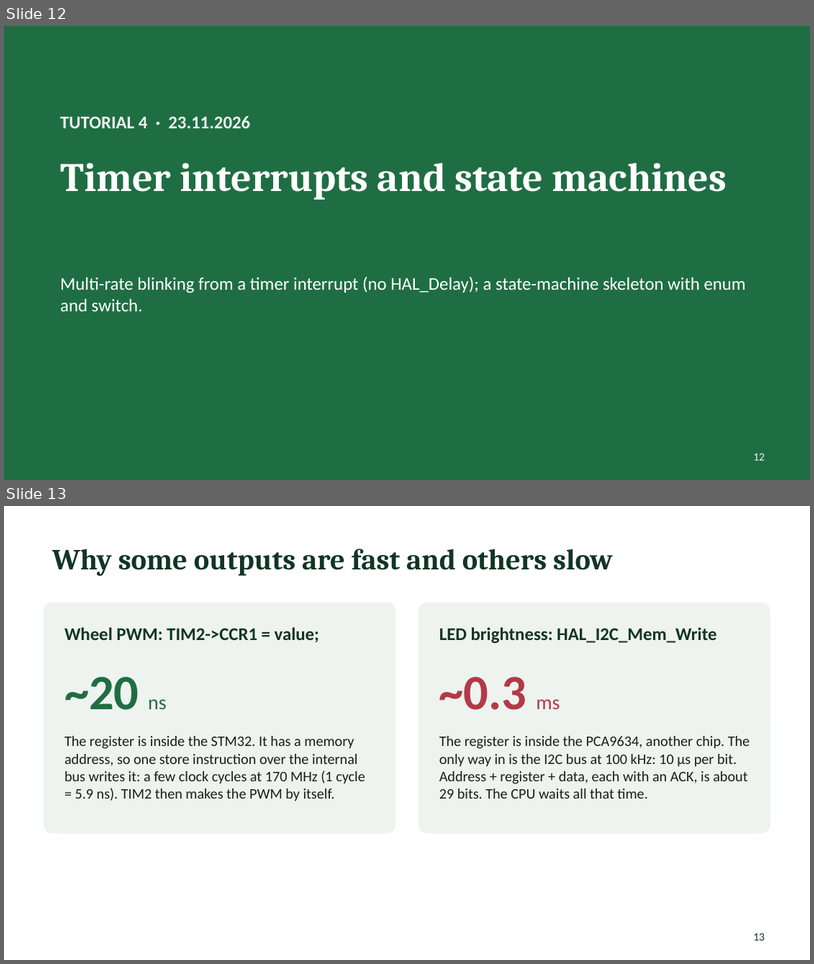
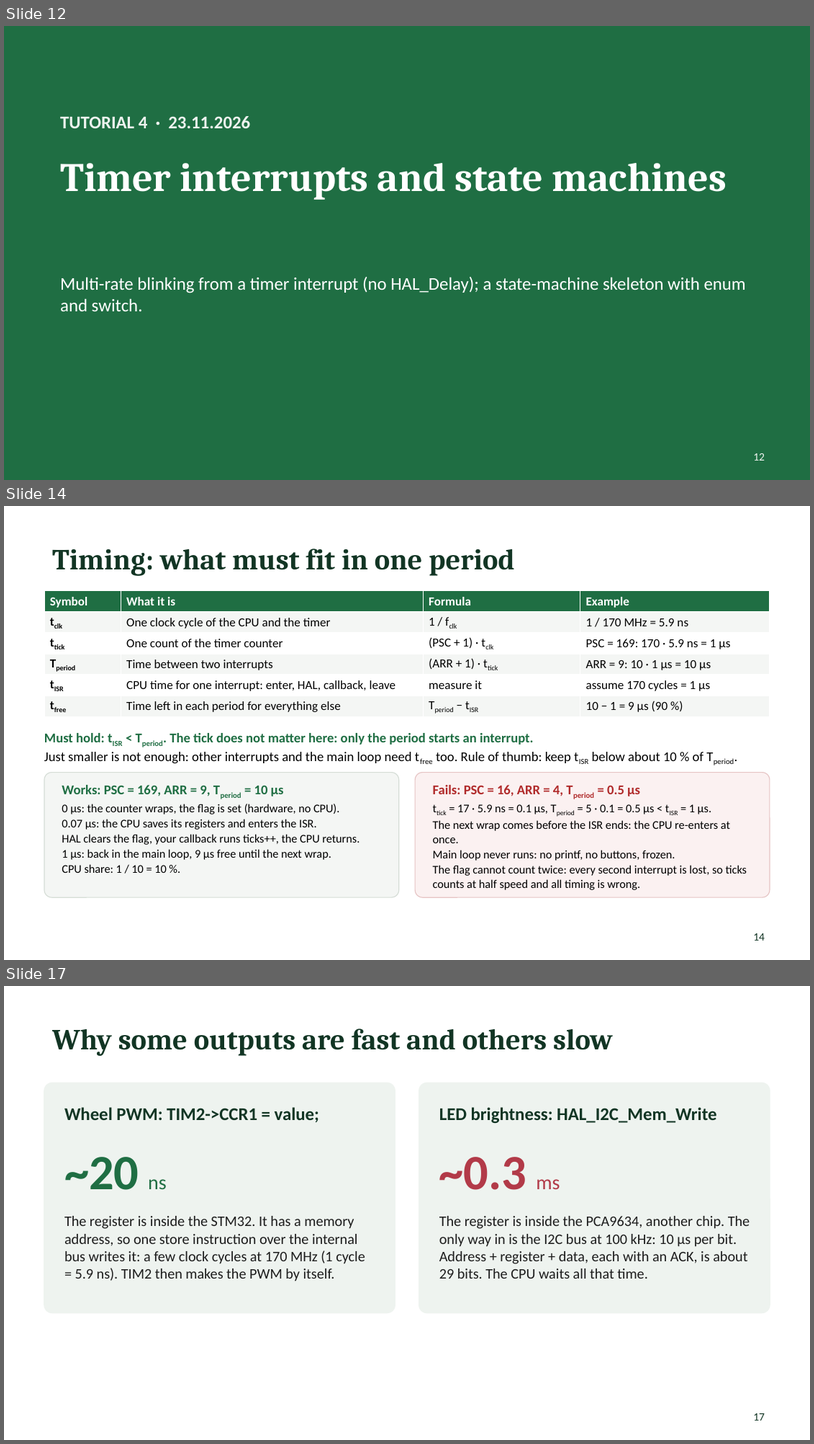
Before and after one commit to Yohai-ack/MP, a slide deck: tutorials/MP_tutorials_2026.pptx. Shown one above the other, each under a label of ours: slides 12 and 13 before the commit, slides 12, 14 and 17 after it; the slides between them are not shown. The pictures are 814x964 and 814x1444 pixels, drawn with LibreOffice and Linux fonts; fonts in the diff are those of the drawing. Boxes give left, top, right and bottom in pixels: in the first picture for what was removed or moved away, otherwise in the second. Text is boxed around its words. In the diff, an @@ line names an element or a change of style, - is before the commit and + after.

```diff
--- a/tutorials/MP_tutorials_2026.pptx
+++ b/tutorials/MP_tutorials_2026.pptx
@@ slide 14 added at (x1=4, y1=506, x2=810, y2=960), background #FFFFFF @@
@@ title added at (x1=52, y1=548, x2=514, y2=576), 26 pt, text #123524, bold @@
+Timing: what must fit in one period
@@ table added at (x1=44, y1=591, x2=770, y2=716), 6 rows, 4 columns @@
+Symbol | What it is | Formula | Example
+tclk | One clock cycle of the CPU and the timer | 1 / fclk | 1 / 170 MHz = 5.9 ns
+ttick | One count of the timer counter | (PSC + 1) · tclk | PSC = 169: 170 · 5.9 ns = 1 µs
+Tperiod | Time between two interrupts | (ARR + 1) · ttick | ARR = 9: 10 · 1 µs = 10 µs
+tISR | CPU time for one interrupt: enter, HAL, callback, leave | measure it | assume 170 cycles = 1 µs
+tfree | Time left in each period for everything else | Tperiod − tISR | 10 − 1 = 9 µs (90 %)
@@ text added at (x1=44, y1=733, x2=705, y2=764), 12 pt, text #000000 @@
+Must hold: tISR < Tperiod. The tick does not matter here: only the period starts an interrupt.
+Just smaller is not enough: other interrupts and the main loop need tfree too. Rule of thumb: keep tISR below about 10 % of Tperiod.
@@ rounded rectangle added at (x1=44, y1=772, x2=399, y2=897), fill #F4F6F4, outline #D5DDD6 0.75 pt @@
@@ text added at (x1=62, y1=785, x2=360, y2=872), 10.5 pt, text #000000 @@
+Works: PSC = 169, ARR = 9, Tperiod = 10 µs
+0 µs: the counter wraps, the flag is set (hardware, no CPU).
+0.07 µs: the CPU saves its registers and enters the ISR.
+HAL clears the flag, your callback runs ticks++, the CPU returns.
+1 µs: back in the main loop, 9 µs free until the next wrap.
+CPU share: 1 / 10 = 10 %.
@@ rounded rectangle added at (x1=415, y1=772, x2=770, y2=897), fill #FBF1F1, outline #E6C4C4 0.75 pt @@
@@ text added at (x1=433, y1=785, x2=747, y2=890), 10.5 pt, text #000000 @@
+Fails: PSC = 16, ARR = 4, Tperiod = 0.5 µs
+ttick = 17 · 5.9 ns = 0.1 µs, Tperiod = 5 · 0.1 = 0.5 µs < tISR = 1 µs.
+The next wrap comes before the ISR ends: the CPU re-enters at once.
+Main loop never runs: no printf, no buttons, frozen.
+The flag cannot count twice: every second interrupt is lost, so ticks counts at half speed and all timing is wrong.
@@ page number added at (x1=754, y1=933, x2=765, y2=940), 10 pt, text #123524 @@
+14
@@ what was slide 13 is now slide 17 @@
@@ page number at (x1=754, y1=1413, x2=765, y2=1420): text changed @@
-13
+17
```
Also in this commit, not shown: 3 other slides added, 2 other files.
